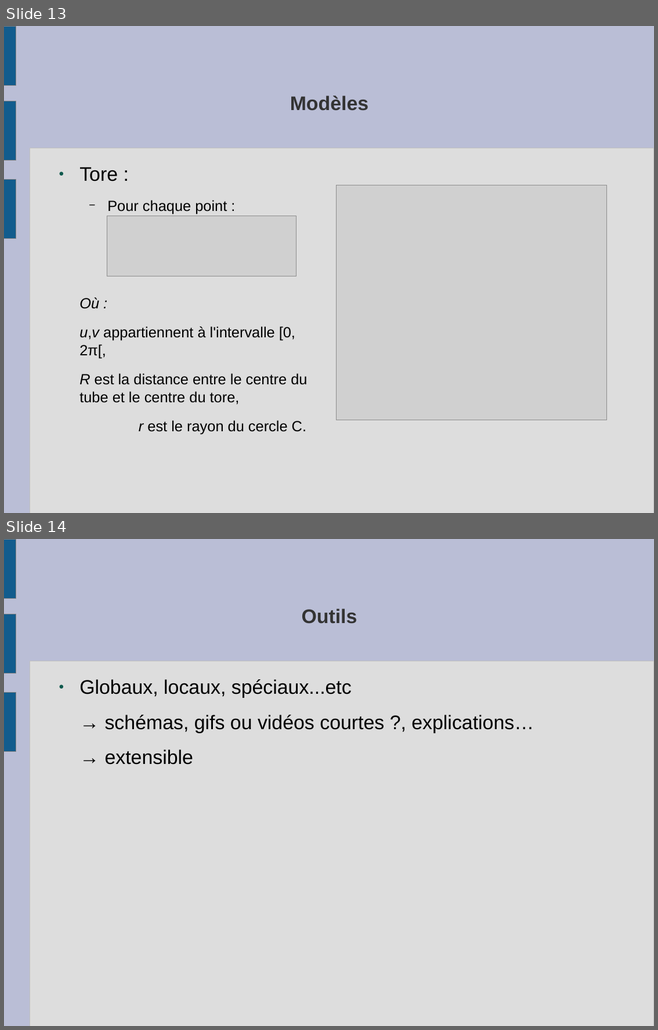
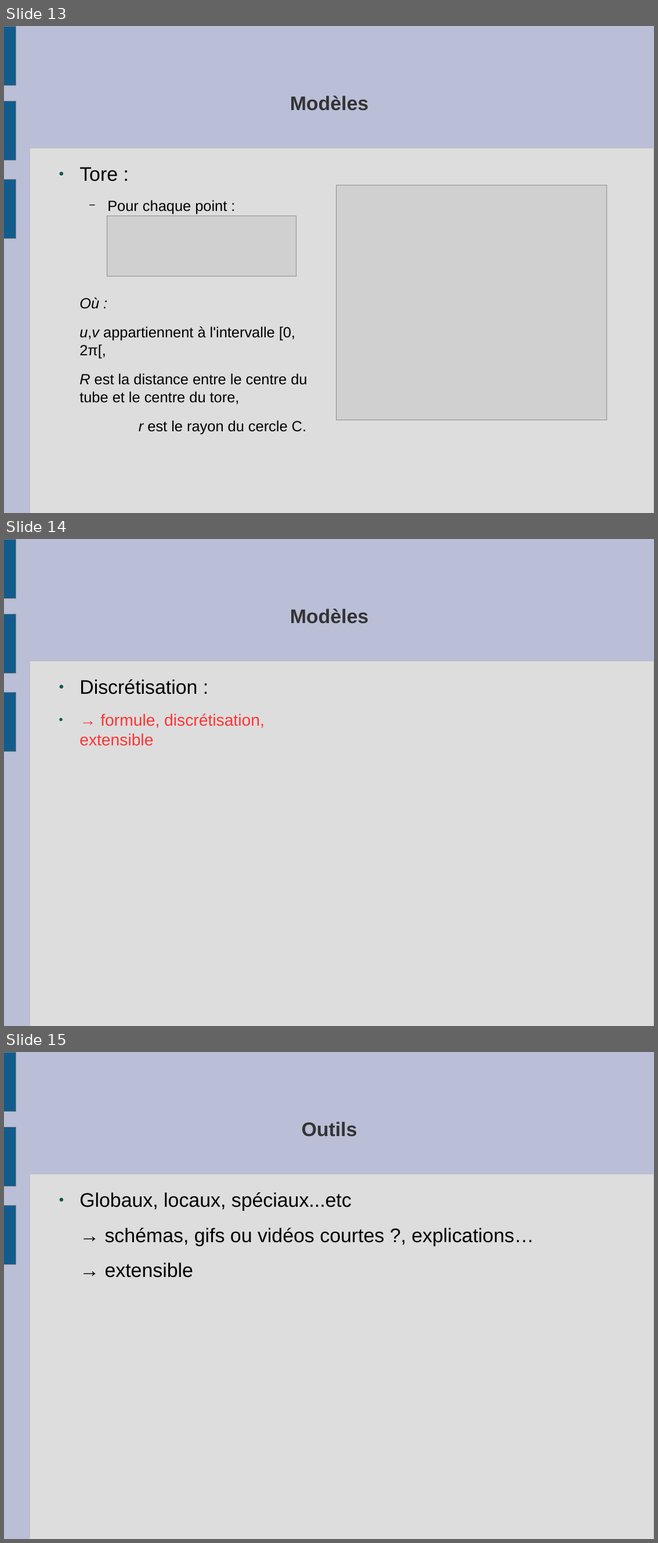
Before and after one commit to slvrgauthier/OpenSculpt, a slide deck: Documentation/Soutenance.odp. Shown one above the other, each under a label of ours: slides 13 and 14 before the commit, slides 13, 14 and 15 after it. The pictures are 658x1030 and 658x1543 pixels, drawn with LibreOffice and Linux fonts; fonts in the diff are those of the drawing; grey boxes stand for pictures. Boxes give left, top, right and bottom in pixels: in the first picture for what was removed or moved away, otherwise in the second. Text is boxed around its words. In the diff, an @@ line names an element or a change of style, - is before the commit and + after.

```diff
--- a/Documentation/Soutenance.odp
+++ b/Documentation/Soutenance.odp
@@ slide 14 added at [4,539,654,1026], background #BABED6; not listed: 4 template elements that a slide beside it also shows @@
@@ title added at [290,609,368,624], 24 pt, text #333333, bold @@
+Modèles
@@ text added at [79,679,264,746], 20 pt, text #FF3333 @@
+● Discrétisation :
+● → formule, discrétisation, extensible
@@ what was slide 14 is now slide 15 @@
```
Also in this commit, not shown: 2 slides changed.
